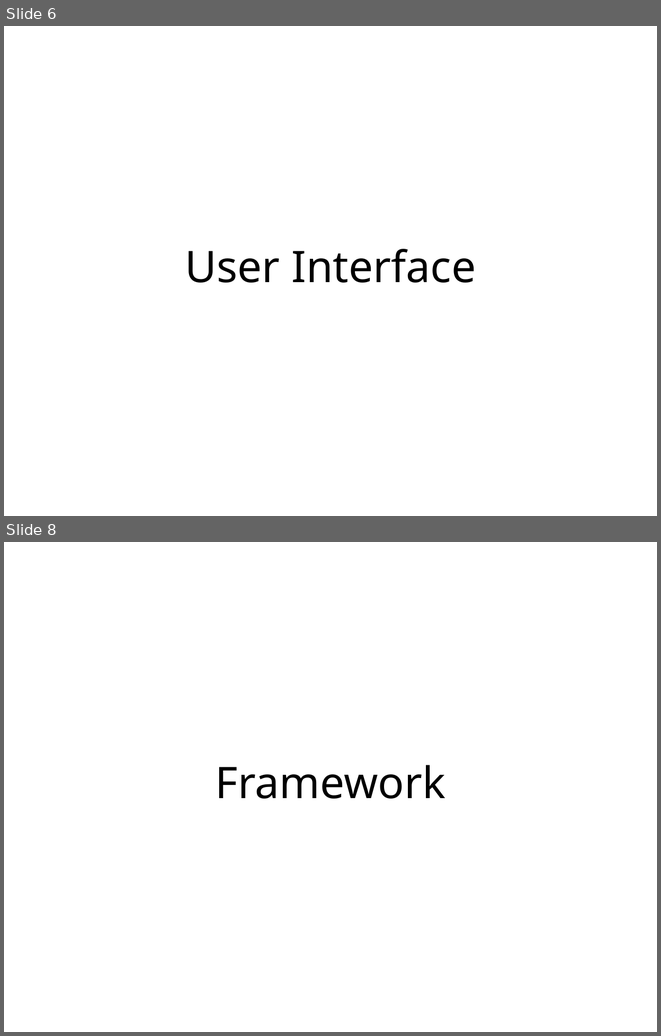
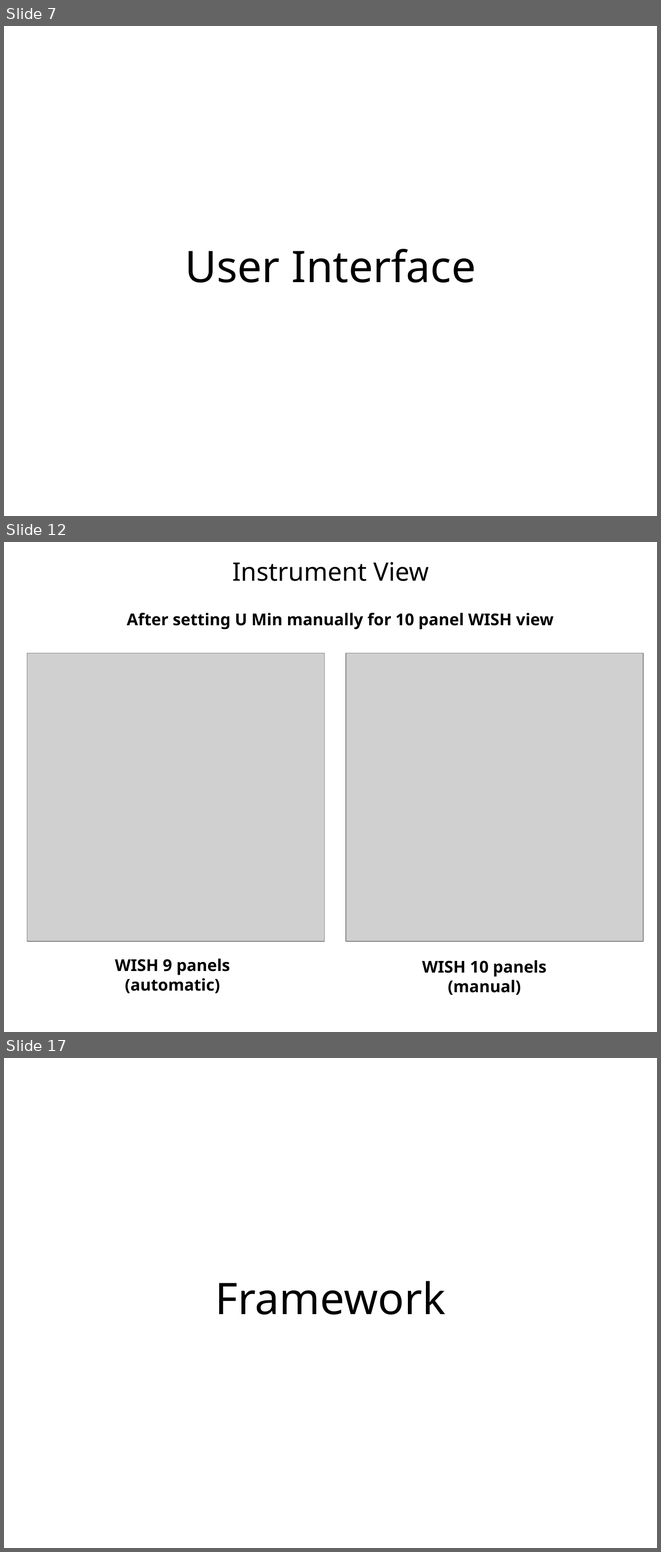
Before and after one commit to mantidproject/documents, a slide deck: Presentations/Release Presentations/3.1/Release 3.1 Presentation.pptx. Shown one above the other, each under a label of ours: slides 6 and 8 before the commit, slides 7, 12 and 17 after it; the slides between them are not shown. The pictures are 661x1036 and 661x1552 pixels, drawn with LibreOffice and Linux fonts; fonts in the diff are those of the drawing; grey boxes stand for pictures; background and template pictures are left out. Boxes give left, top, right and bottom in pixels: in the first picture for what was removed or moved away, otherwise in the second. Text is boxed around its words. In the diff, an @@ line names an element or a change of style, - is before the commit and + after.

```diff
--- a/Presentations/Release Presentations/3.1/Release 3.1 Presentation.pptx
+++ b/Presentations/Release Presentations/3.1/Release 3.1 Presentation.pptx
@@ slide 12 added at [4, 542, 657, 1032], background #FFFFFF @@
@@ title added at [232, 562, 429, 581], 28 pt, text #000000 @@
+Instrument View
@@ text added at [127, 612, 554, 629], 18 pt, text #000000, bold @@
+After setting U Min manually for 10 panel WISH view
@@ picture added at [27, 653, 324, 941] @@
@@ picture added at [345, 653, 643, 941] @@
@@ text added at [115, 958, 230, 993], 18 pt, text #000000, bold @@
+WISH 9 panels
+(automatic)
@@ text added at [422, 960, 546, 995], 18 pt, text #000000, bold @@
+WISH 10 panels
+(manual)
@@ what was slide 6 is now slide 7 @@
@@ what was slide 8 is now slide 17 @@
```
Also in this commit, not shown: 6 slides changed, 32 other slides added, 8 slides removed, 12 other files.
